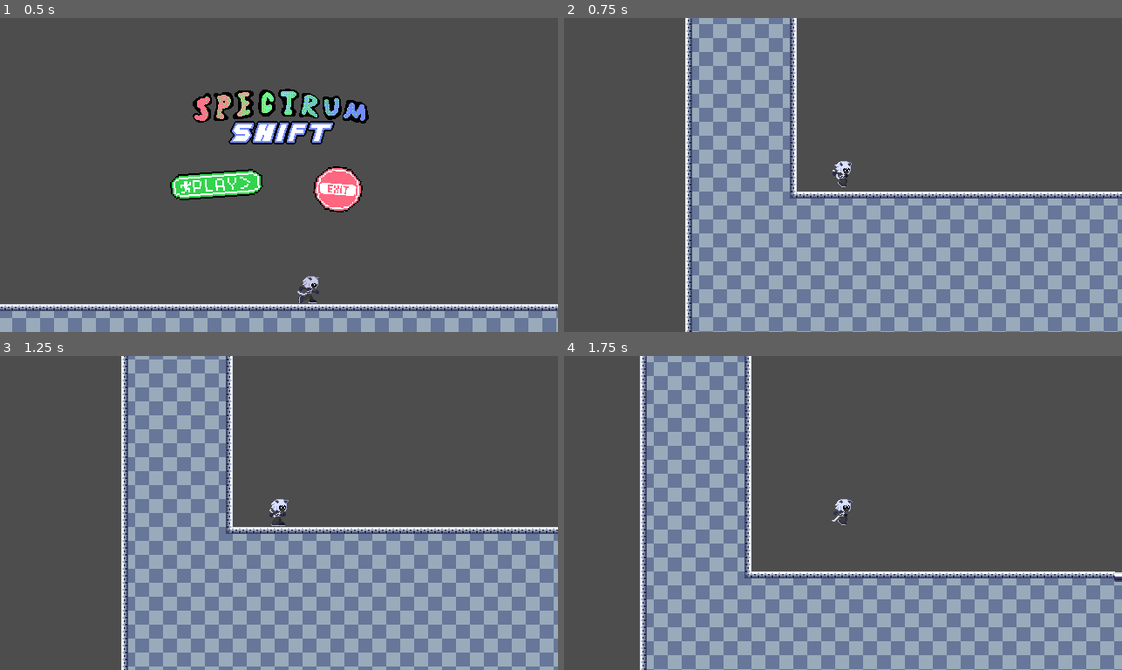
Above: before the commit, frames 1-4 (two rows, left to right).
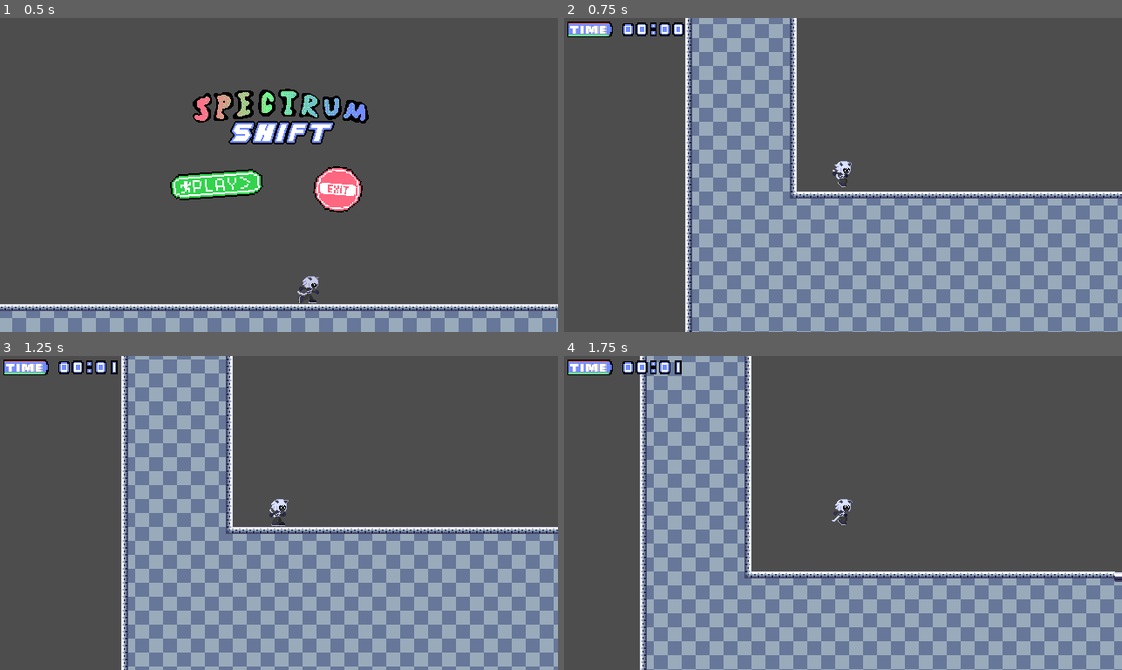
Above: after the commit, the same moments.

Repository: Cucumber-Maki/GGJ-Ports-MMU-2026
Game: Godot game, scene res://Scenes/main_menu.tscn
Two runs of this game, one before a commit and one after it. Both use one fixed random seed, a clock stepped at 60 frames per second and the inputs below.
Inputs (mouse positions are in pixels of both pictures, inside the frame that each line leads up to):
- Up to frame 1 (0.5 s): no input
- Up to frame 2 (0.75 s): click (781, 184) at 0.5 s
- Up to frame 3 (1.25 s): no input
- Up to frame 4 (1.75 s): hold D (PlayerRight) from 1.28 s (still down); tap J (PlayerJump) at 1.52 s

Frame 1 is identical in both runs. In frame 2, 0.8% of the frame differs, in the area x 0-22%, y 1-7%; in frame 3, 0.8%; in frame 4, 0.8%.

Commit message:
wip: hmm

Diff:
--- a/Scenes/gay_me.tscn
+++ b/Scenes/gay_me.tscn
@@ -1,18 +1,19 @@
 [gd_scene format=3 uid="uid://b24wrna5sg4kv"]
 
 [ext_resource type="PackedScene" uid="uid://lg1wrti0dv6m" path="res://assets/background/background.tscn" id="1_01hr8"]
+[ext_resource type="PackedScene" uid="uid://b14g0lksq3jhy" path="res://assets/hud/timer.tscn" id="1_2sftf"]
 [ext_resource type="PackedScene" uid="uid://6parrbhukhll" path="res://assets/player/player.tscn" id="1_ouhd7"]
 [ext_resource type="TileSet" uid="uid://dghvu5q1dk7fq" path="res://assets/tileset/tileset.tres" id="3_ouhd7"]
 [ext_resource type="Material" uid="uid://dkmt423pcp657" path="res://assets/tileset/tileset_material.tres" id="5_1lfik"]
 [ext_resource type="PackedScene" uid="uid://ckkenmhn5kq4h" path="res://prefabs/spring.tscn" id="6_1lfik"]
 [ext_resource type="Script" uid="uid://ct3nlob868bhv" path="res://assets/rails/register_rails.gd" id="6_euy6d"]
 [ext_resource type="PackedScene" uid="uid://df1gq6wc3mhv3" path="res://prefabs/drone.tscn" id="7_1lfik"]
-[ext_resource type="PackedScene" path="res://prefabs/booster.tscn" id="8_qaeri"]
+[ext_resource type="PackedScene" uid="uid://iif4jib11ub7" path="res://prefabs/booster.tscn" id="8_qaeri"]
 [ext_resource type="PackedScene" uid="uid://bc83rj5trq57t" path="res://prefabs/balloon.tscn" id="9_xcqew"]
 [ext_resource type="PackedScene" uid="uid://chy6l1po0hjue" path="res://prefabs/spike.tscn" id="10_5hllg"]
-[ext_resource type="PackedScene" path="res://prefabs/kill_plane.tscn" id="11_sa0ea"]
-[ext_resource type="PackedScene" path="res://prefabs/goal_post.tscn" id="12_42ssc"]
-[ext_resource type="PackedScene" path="res://prefabs/checkpoint.tscn" id="13_42ssc"]
+[ext_resource type="PackedScene" uid="uid://d2qtct1vyen8m" path="res://prefabs/kill_plane.tscn" id="11_sa0ea"]
+[ext_resource type="PackedScene" uid="uid://c7o6kg0t6jon8" path="res://prefabs/goal_post.tscn" id="12_42ssc"]
+[ext_resource type="PackedScene" uid="uid://dcwltrencfn5m" path="res://prefabs/checkpoint.tscn" id="13_42ssc"]
 
 [sub_resource type="RectangleShape2D" id="RectangleShape2D_2sftf"]
 size = Vector2(14928, 965)
@@ -25,12 +26,12 @@
 
 [node name="Gay-me" type="Node2D" unique_id=1477126536]
 
+[node name="CanvasLayer" type="CanvasLayer" parent="." unique_id=11659521]
+
+[node name="Timer" parent="CanvasLayer" unique_id=1591319583 instance=ExtResource("1_2sftf")]
+
 [node name="Background" parent="." unique_id=762805178 instance=ExtResource("1_01hr8")]
-visible = true
-
-[node name="Player" parent="." unique_id=736865531 instance=ExtResource("1_ouhd7")]
-position = Vector2(245, -1)
-jump_impulse_force = 375.0
+visible = false
 
 [node name="Level TileMap" type="TileMap" parent="." unique_id=1328514932]
 material = ExtResource("5_1lfik")
@@ -39,6 +40,10 @@
 layer_0/tile_data = PackedInt32Array(65541, 65536, 131073, 65542, 65536, 0, 65544, 65536, 0, 65545, 65536, 0, 65543, 65 …(166102 unchanged characters)…
 script = ExtResource("6_euy6d")
 
+[node name="Player" parent="." unique_id=736865531 instance=ExtResource("1_ouhd7")]
+position = Vector2(245, -1)
+jump_impulse_force = 375.0
+
 [node name="Spring" parent="." unique_id=1376388351 instance=ExtResource("6_1lfik")]
 position = Vector2(2640, -176)
 force = 800.0
--- a/assets/hud/timer.gd
+++ b/assets/hud/timer.gd
@@ -1,8 +1,9 @@
 extends MarginContainer
 class_name GameTimer;
+static var s_instance : GameTimer;
 
 var game_time : float = 0.0;
-
+var finished : bool = false;
 
 @onready var digit1 := $HBoxContainer/Digit4 as TextureRect
 @onready var digit10 := $HBoxContainer/Digit3 as TextureRect
@@ -10,15 +11,17 @@
 @onready var digit600 := $HBoxContainer/Digit as TextureRect
 
 func _ready() -> void:
+	s_instance = self;
 	digit1.texture = digit1.texture.duplicate();
 	digit10.texture = digit10.texture.duplicate();
 	digit60.texture = digit60.texture.duplicate();
 	digit600.texture = digit600.texture.duplicate();
 
 func _process(delta: float) -> void:
-	game_time += delta;
+	if (!finished):
+		game_time += delta;
 
-	var itime := roundi(game_time);
+	var itime := get_time();
 	var d1 := posmod(itime, 10);
 	var d2 := posmod(itime / 10, 6);
 	var d3 := posmod(itime / 60, 10);
@@ -29,5 +32,8 @@
 	setDigit(digit60, d3);
 	setDigit(digit600, d4);
 
+func get_time() -> int:
+	return roundi(game_time);
+
 func setDigit(rect : TextureRect, digit : int):
 	(rect.texture as AtlasTexture).region.position.x = posmod(digit - 1, 10) * 11;
--- a/assets/objects/goal_post/goal_post.gd
+++ b/assets/objects/goal_post/goal_post.gd
@@ -13,6 +13,8 @@
 	if (player == null): return;
 
 	$Spray.visible = true;
+	GameTimer.s_instance.finished = true;
+	GameTimer.s_instance.get_time();
 	player.game_win();
 	for camera : Camera2D in player.find_children("*", "Camera2D"):
 		if (camera == null): continue;
Renamed: Everything New/Level Clear text.png -> assets/hud/Level Clear text.png
Not shown, changed: assets/hud/Level Clear text.png.import
Renamed: Everything New/Return Button.png -> assets/hud/Return Button.png
Not shown, changed: assets/hud/Return Button.png.import
